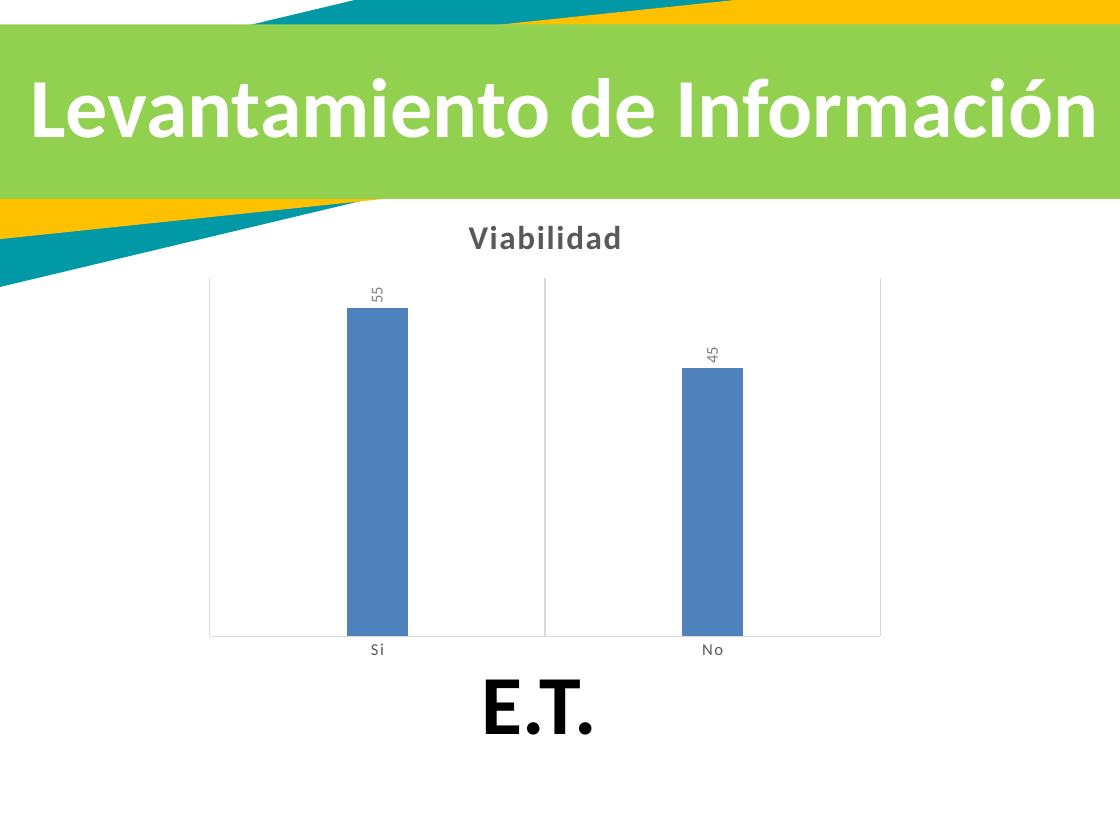
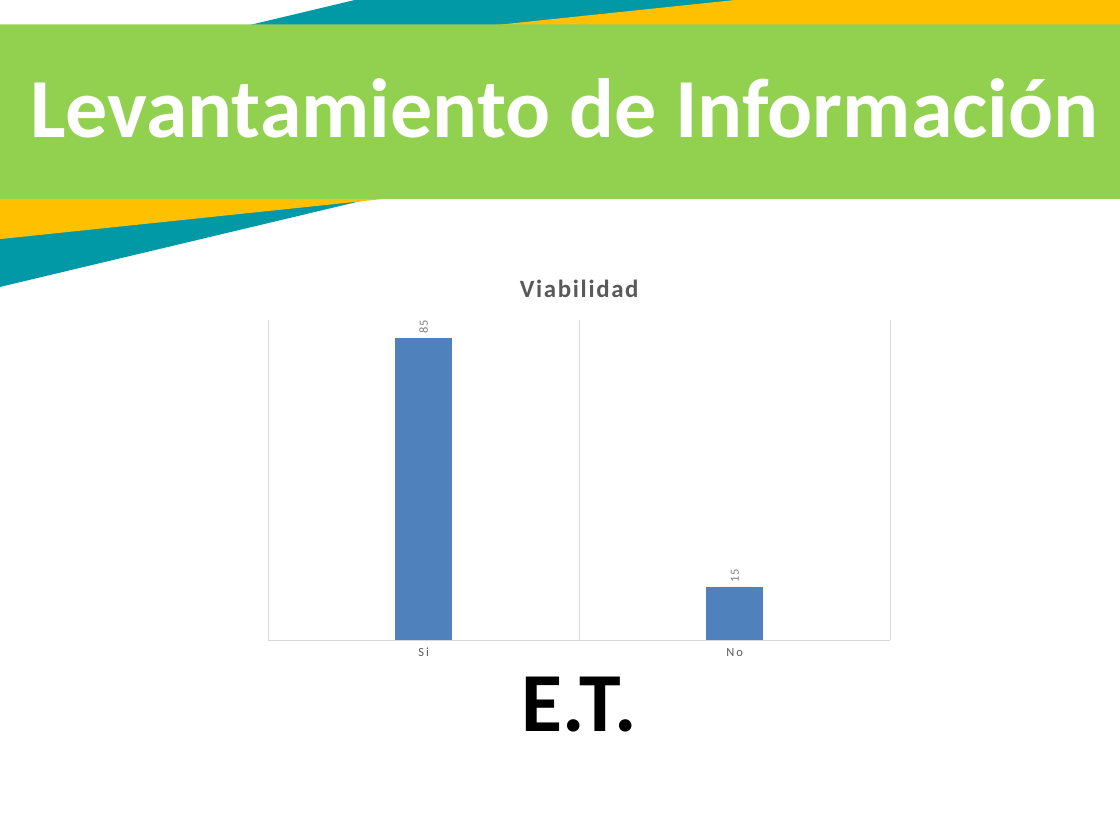
Before and after one commit to IsseiXD321/Rapid-Jackets, a slide deck: slide 8 of Presentación Proyectos XD Oficial ADSI IIl.pptx. Drawn at 1120x840 pixels with LibreOffice and Linux fonts; fonts in the diff are those of the drawing. Boxes give left, top, right and bottom in pixels: in the first picture for what was removed or moved away, otherwise in the second. Text is boxed around its words. In the diff, an @@ line names an element or a change of style, - is before the commit and + after.

```diff
--- a/Presentación Proyectos XD Oficial ADSI IIl.pptx
+++ b/Presentación Proyectos XD Oficial ADSI IIl.pptx
@@ column chart at bbox=[255, 252, 903, 669] @@
@@ Viabilidad, Si: 55 to 85 @@
@@ Viabilidad, No: 45 to 15 @@
@@ data labels of Viabilidad changed @@
@@ category axis changed @@
@@ column chart: place and size @@
-column chart at bbox=[196, 193, 894, 670]
+column chart at bbox=[255, 252, 903, 669]
@@ text "E.T.": place and size @@
-text "E.T." at bbox=[482, 679, 597, 735]
+text "E.T." at bbox=[522, 676, 637, 732]
```
Also in this commit, not shown: 5 other slides changed, 2 slides added.
